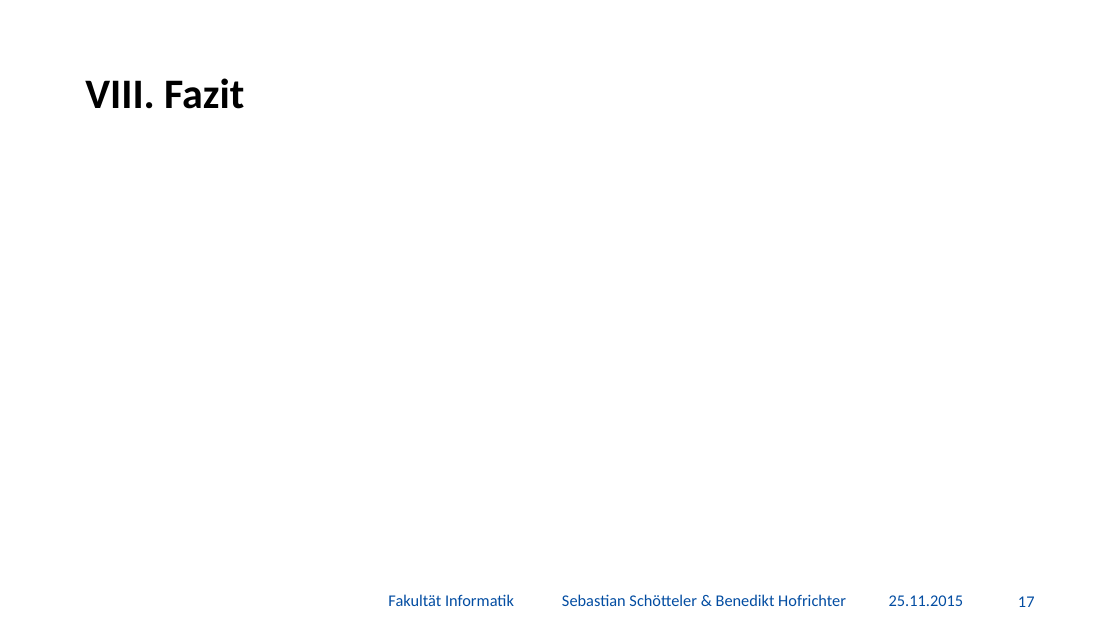
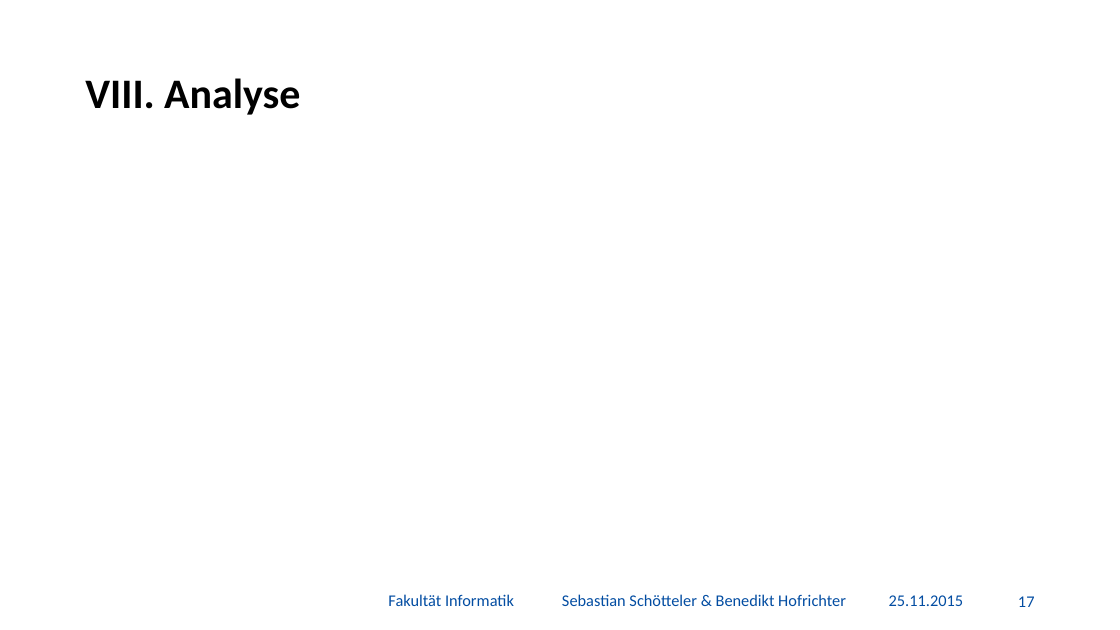
Before and after one commit to BenediktGitGit/soco15, a slide deck: slide 18 of 3b) Vortrag/Präsentation.pptx. Drawn at 1120x630 pixels with LibreOffice and Linux fonts; fonts in the diff are those of the drawing; background and template pictures are left out. Boxes give left, top, right and bottom in pixels: in the first picture for what was removed or moved away, otherwise in the second. Text is boxed around its words. In the diff, an @@ line names an element or a change of style, - is before the commit and + after.

```diff
--- a/3b) Vortrag/Präsentation.pptx
+++ b/3b) Vortrag/Präsentation.pptx
@@ title at <box>164,78,300,115</box>: text changed @@
-VIII. Fazit
+VIII. Analyse
```
Also in this commit, not shown: 10 other slides changed, 2 slides added, 15 other files.
